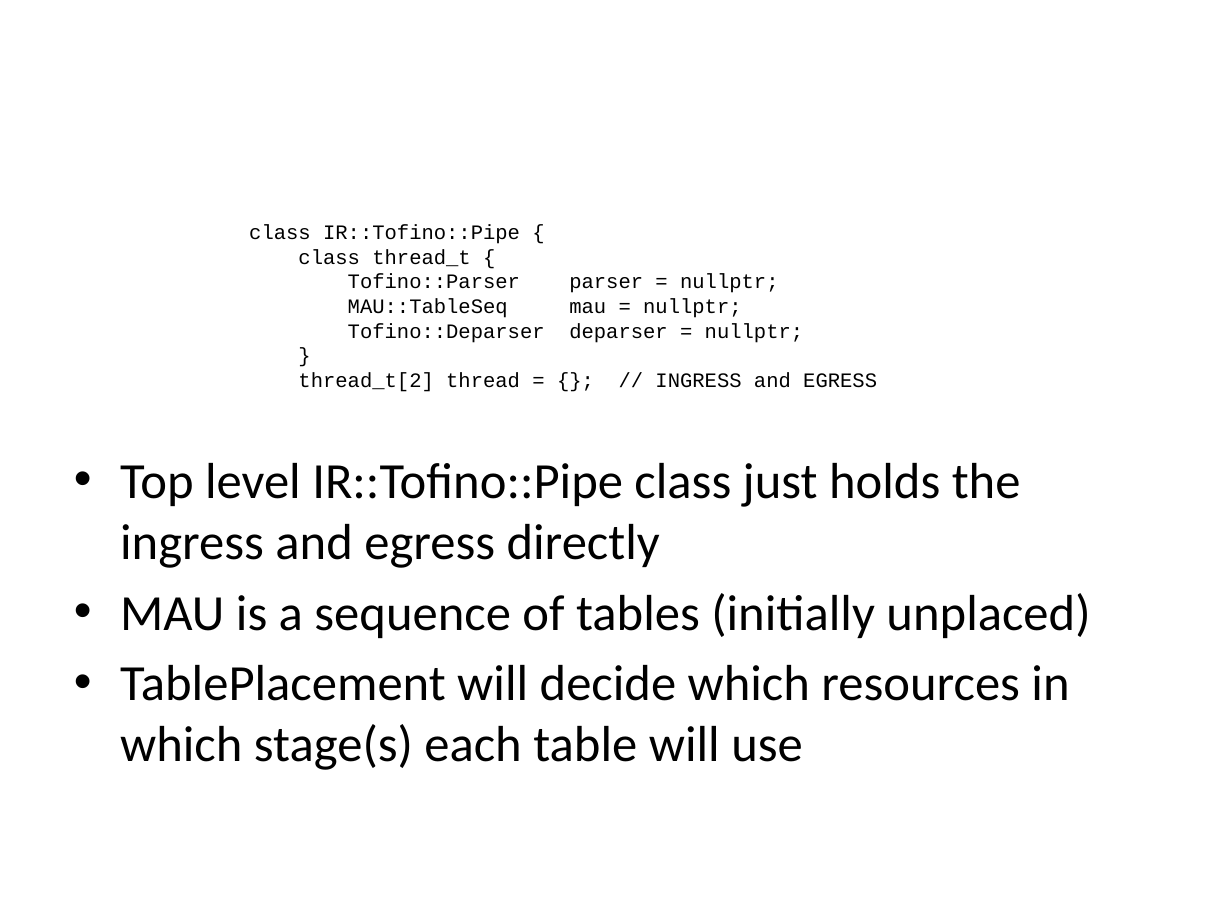
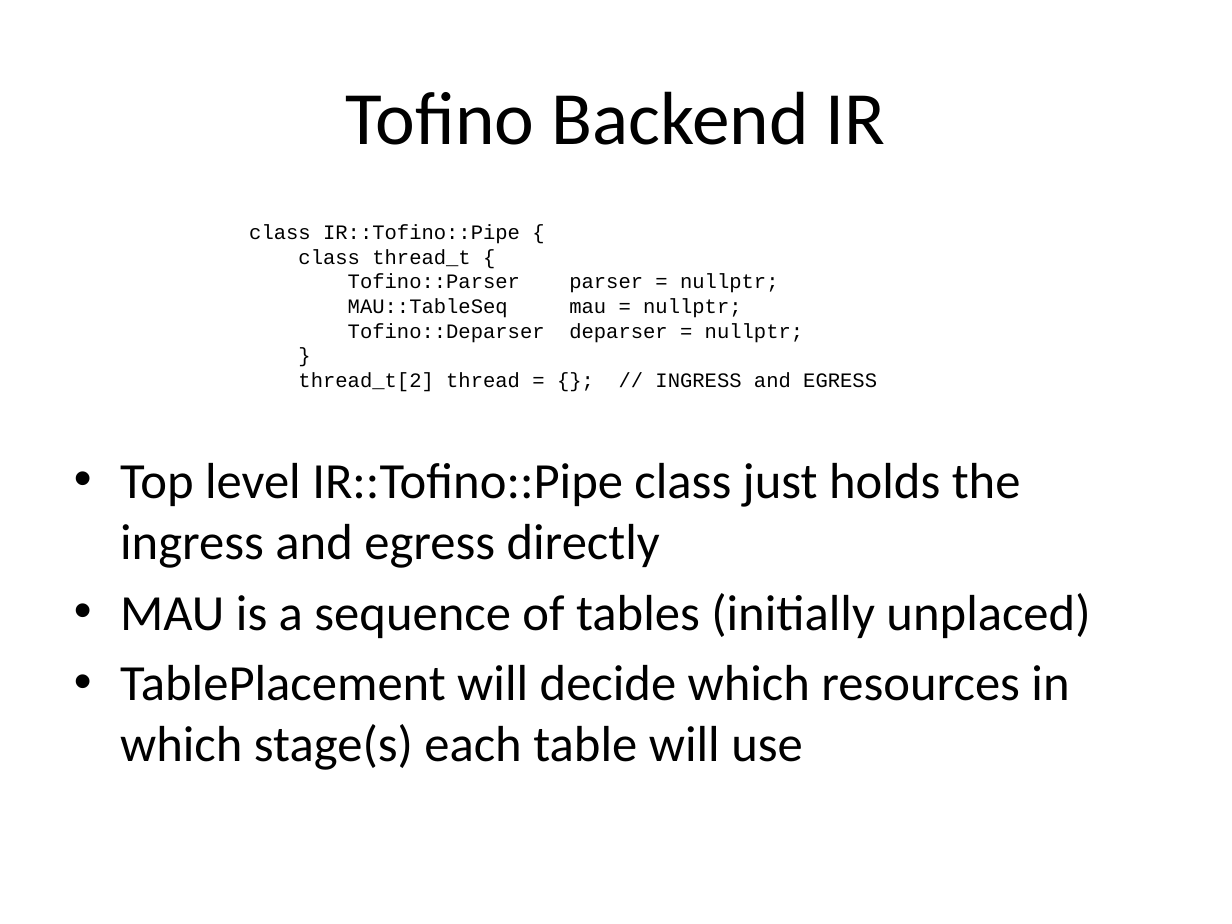
Before and after one commit to p4lang/bf-p4c, a slide deck: slide 4 of docs/TofinoBackend.pptx. Drawn at 1232x924 pixels with LibreOffice and Linux fonts; fonts in the diff are those of the drawing. Boxes give left, top, right and bottom in pixels: in the first picture for what was removed or moved away, otherwise in the second. Text is boxed around its words. In the diff, an @@ line names an element or a change of style, - is before the commit and + after.

```diff
--- a/docs/TofinoBackend.pptx
+++ b/docs/TofinoBackend.pptx
@@ title added at <box>346,91,886,145</box>, 44 pt, text #000000 @@
+Tofino Backend IR
```
Also in this commit, not shown: 1 other slide changed, 10 slides added, 1 slide removed.
